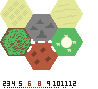
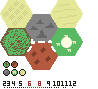
Layered file, before and after one edit (98 x 89). Changes by layer:
added group "resources" with 5 layers above "numbers" over <box>3,61,26,76</box>
added layer "sheep-icon" in group "resources" over <box>11,69,18,76</box>
added layer "wheat-icon" in group "resources" over <box>19,69,26,76</box>
added layer "stone-icon" in group "resources" over <box>3,69,10,76</box>
added layer "brick-icon" in group "resources" over <box>11,61,18,68</box>
added layer "wood-icon" in group "resources" over <box>3,61,10,68</box>
